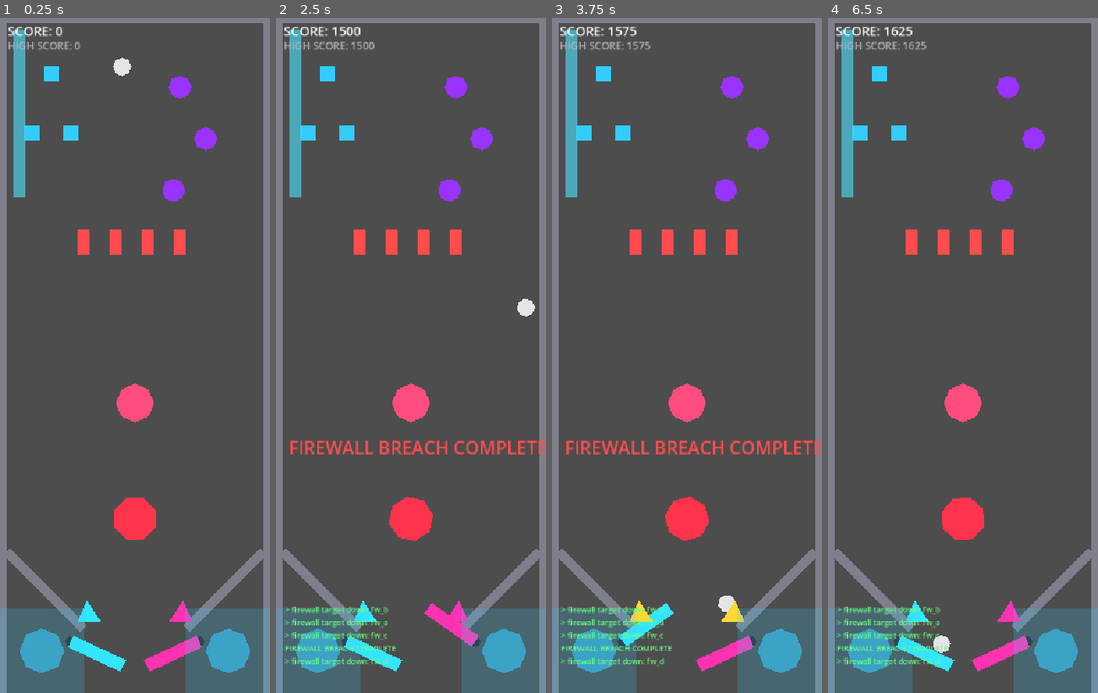
Above: before the commit, frames 1-4 (left to right).
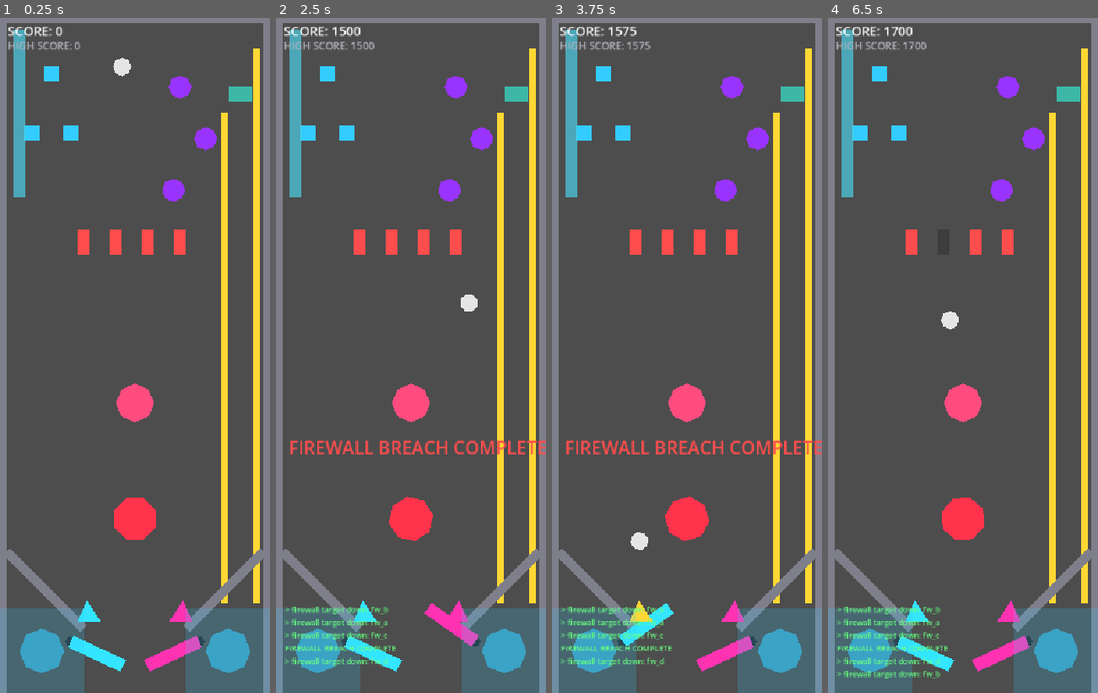
Above: after the commit, the same moments.

Repository: nobody174/pinball-adventure
Game: Godot game, scene res://tables/the_glitch/the_glitch.tscn
The game is run twice, just before and just after one commit, with the same random seed, the same clock (stepped at 60 frames per second) and the same inputs. This scene is started directly instead of the project's main scene.
Inputs (mouse positions are in pixels of both pictures, inside the frame that each line leads up to):
- Up to frame 1 (0.25 s): no input
- Up to frame 2 (2.5 s): tap Enter at 0.5 s; move the mouse to (470, 321) at 0.52 s; hold Right (flip_right) 0.53-1.25 s; tap Up (launch_ball) at 0.6 s; click (470, 321) at 0.67 s; drag from (357, 389) to (327, 72) at 1.27 s; move the mouse to (438, 207) at 2.02 s; hold Right (flip_right) from 2.03 s (still down); hold Shift from 2.03 s (still down)
- Up to frame 3 (3.75 s): release Right (flip_right) at 2.75 s; release Shift at 2.75 s; drag from (673, 490) to (584, 132) at 2.77 s; move the mouse to (768, 456) at 3.52 s; hold Left (flip_left) from 3.53 s (still down); tap Ctrl at 3.6 s
- Up to frame 4 (6.5 s): release Left (flip_left) at 4.25 s; drag from (882, 254) to (860, 132) at 4.27 s; move the mouse to (976, 355) at 5.02 s; hold Left (flip_left) 5.03-5.75 s; tap Space (nudge) at 5.1 s; click (976, 355) at 5.17 s; drag from (922, 186) to (963, 517) at 5.77 s

The runs differ from the first frame. In frame 1, 4.0% of the frame differs, in the area x 81-97%, y 4-87%; in frame 2, 4.2%; in frame 3, 4.3%; in frame 4, 4.7%, in the area x 3-97%, y 1-98%.

Commit message:
feat(glitch): rebuild ramp, add VRAM Pipeline throughput
Discovered the §10a ramp geometry (OuterWall/InnerWall) was completely
gone -- an empty container node, no collision shapes -- from when the
designer removed what looked like a duplicate wall earlier in the session.
Confirmed before touching it, then rebuilt it.

Since the table's taller now (from the crowding fix), extended the ramp
the full new height (y=-300 to 560, up from the original y=60-560) rather
than just restoring the old short version, so it actually uses the extra
space instead of leaving it empty.

Added VRAM Pipeline as a rollover sensor at the ramp's exit rather than
building a whole new orbit track -- that would've reintroduced the
crowding risk right after fixing it. Reuses standup_target.gd +
accumulate_hits, same charge/threshold pattern as Sprite Defrag ("VRAM
Throughput").

46/46 tests passing (no new tests needed, fully reused existing logic).

Co-Authored-By: Claude Sonnet 5 <noreply@anthropic.com>

Diff:
--- a/core/physics/physics_prototype.tscn
+++ b/core/physics/physics_prototype.tscn
@@ -26,6 +26,12 @@
 [sub_resource type="RectangleShape2D" id="RectangleShape2D_touch_zone"]
 size = Vector2(130, 130)
 
+[sub_resource type="RectangleShape2D" id="RectangleShape2D_ramp_outer"]
+size = Vector2(10, 860)
+
+[sub_resource type="RectangleShape2D" id="RectangleShape2D_ramp_inner"]
+size = Vector2(10, 760)
+
 [node name="PhysicsPrototype" type="Node2D" unique_id=1652750491]
 
 [node name="Boundary" type="StaticBody2D" parent="." unique_id=11964670]
@@ -74,6 +80,24 @@
 shape = SubResource("CircleShape2D_bumper")
 
 [node name="Ramp" type="StaticBody2D" parent="." unique_id=317573666]
+
+[node name="OuterWall" type="CollisionShape2D" parent="Ramp"]
+position = Vector2(400, 130)
+shape = SubResource("RectangleShape2D_ramp_outer")
+
+[node name="OuterWallSprite" type="Polygon2D" parent="Ramp"]
+position = Vector2(400, 130)
+color = Color(1, 0.85, 0.2, 1)
+polygon = PackedVector2Array(-5, -430, 5, -430, 5, 430, -5, 430)
+
+[node name="InnerWall" type="CollisionShape2D" parent="Ramp"]
+position = Vector2(350, 180)
+shape = SubResource("RectangleShape2D_ramp_inner")
+
+[node name="InnerWallSprite" type="Polygon2D" parent="Ramp"]
+position = Vector2(350, 180)
+color = Color(1, 0.85, 0.2, 1)
+polygon = PackedVector2Array(-5, -380, 5, -380, 5, 380, -5, 380)
 
 [node name="Guides" type="StaticBody2D" parent="." unique_id=1736905529]
 
--- a/tables/the_glitch/the_glitch.gd
+++ b/tables/the_glitch/the_glitch.gd
@@ -20,6 +20,9 @@
 const FW_C := "fw_c"
 const FW_D := "fw_d"
 
+const VRAM_PIPELINE := "vram_pipeline"
+const VRAM_THROUGHPUT_THRESHOLD := 4
+
 const SHADER_TARGET_POINTS := 100
 const CORE_CHARGED_HIT_POINTS := 1000
 const CORE_UNCHARGED_HIT_POINTS := 50
@@ -30,6 +33,8 @@
 const CLOCK_LANE_POINTS := 150
 const FIREWALL_TARGET_POINTS := 100
 const FIREWALL_BREACH_BONUS_POINTS := 1000
+const VRAM_PIPELINE_PASS_POINTS := 75
+const VRAM_THROUGHPUT_BONUS_POINTS := 600
 
 @onready var _feedback_label: Label = $Feedback/Label
 @onready var _score_label: Label = $Feedback/ScoreLabel
@@ -58,6 +63,12 @@
 			"target_ids": [FW_A, FW_B, FW_C, FW_D],
 			"require_order": false, ## Drop targets stay down once hit — order-sensitivity doesn't make sense here (see docs/PROGRESS.md).
 		},
+		{
+			"id": "vram_throughput",
+			"type": "accumulate_hits",
+			"target_ids": [VRAM_PIPELINE],
+			"threshold": VRAM_THROUGHPUT_THRESHOLD,
+		},
 	])
 	objective_completed.connect(_on_objective_completed)
 	objective_sequence_reset.connect(_on_objective_sequence_reset)
@@ -80,6 +91,9 @@
 		drop_target.hit.connect(func(_id: String) -> void: GameState.add_score(FIREWALL_TARGET_POINTS))
 		drop_target.hit.connect(register_target_hit)
 		drop_target.hit.connect(func(id: String) -> void: _debug_terminal.log_event("> firewall target down: %s" % id))
+	$VramPipeline.hit.connect(func(_id: String) -> void: GameState.add_score(VRAM_PIPELINE_PASS_POINTS))
+	$VramPipeline.hit.connect(register_target_hit)
+	$VramPipeline.hit.connect(func(id: String) -> void: _debug_terminal.log_event("> vram pipeline pass: %s" % id))
 
 	GameState.score_changed.connect(_on_score_changed)
 	GameState.reset_score()
@@ -107,6 +121,10 @@
 		for drop_target in $FirewallBreach.get_children():
 			drop_target.reset_target()
 		objectives.get_objective("firewall_breach").reset()
+	elif objective_id == "vram_throughput":
+		GameState.add_score(VRAM_THROUGHPUT_BONUS_POINTS)
+		_show_feedback("VRAM THROUGHPUT MAXED", Color(0.2, 1, 0.9, 1))
+		objectives.get_objective("vram_throughput").reset() ## Charge-style — repeats, same pattern as Sprite Defrag.
 
 func _on_core_hit_while_charged() -> void:
 	## Closes the repair loop: rebuild the shaders, then cash it in at the
--- a/tables/the_glitch/the_glitch.tscn
+++ b/tables/the_glitch/the_glitch.tscn
@@ -34,6 +34,9 @@
 [sub_resource type="RectangleShape2D" id="RectangleShape2D_clock_lane"]
 size = Vector2(18, 260)
 
+[sub_resource type="RectangleShape2D" id="RectangleShape2D_vram_sensor"]
+size = Vector2(36, 24)
+
 [node name="TheGlitch" instance=ExtResource("1_base")]
 script = ExtResource("4_glitch")
 
@@ -249,6 +252,19 @@
 [node name="Sprite" type="Polygon2D" parent="FirewallBreach/FirewallD"]
 color = Color(1, 0.3, 0.3, 1)
 polygon = PackedVector2Array(-10, -20, 10, -20, 10, 20, -10, 20)
+
+[node name="VramPipeline" type="Area2D" parent="."]
+position = Vector2(375, -230)
+script = ExtResource("3_target")
+target_id = "vram_pipeline"
+flash_color = Color(0.2, 1, 0.9, 1)
+
+[node name="CollisionShape2D" type="CollisionShape2D" parent="VramPipeline"]
+shape = SubResource("RectangleShape2D_vram_sensor")
+
+[node name="Sprite" type="Polygon2D" parent="VramPipeline"]
+color = Color(0.2, 1, 0.9, 0.6)
+polygon = PackedVector2Array(-18, -12, 18, -12, 18, 12, -18, 12)
 
 [node name="Feedback" type="CanvasLayer" parent="."]
 layer = 10
Not shown, changed: docs/PROGRESS.md
